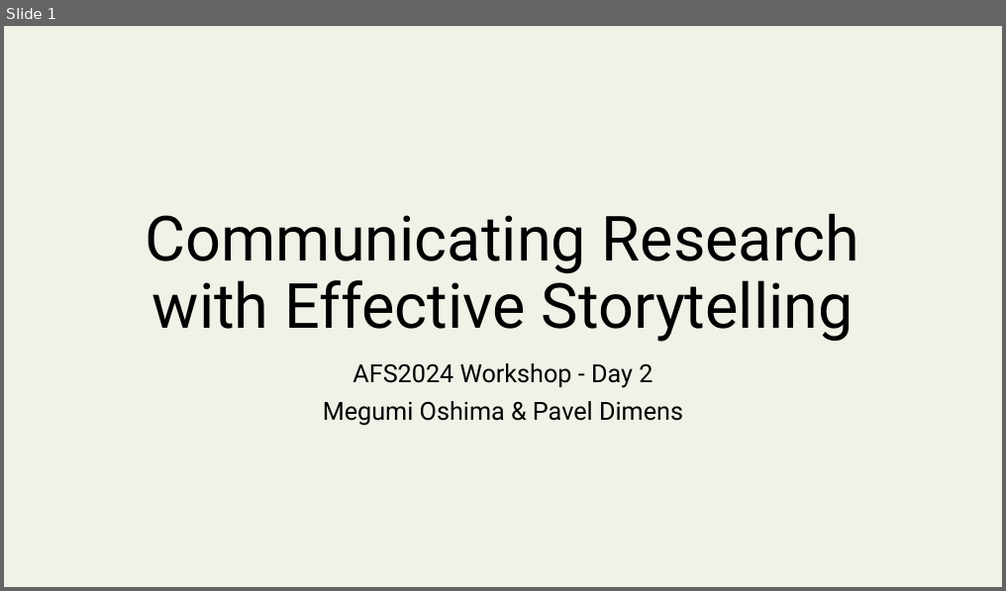
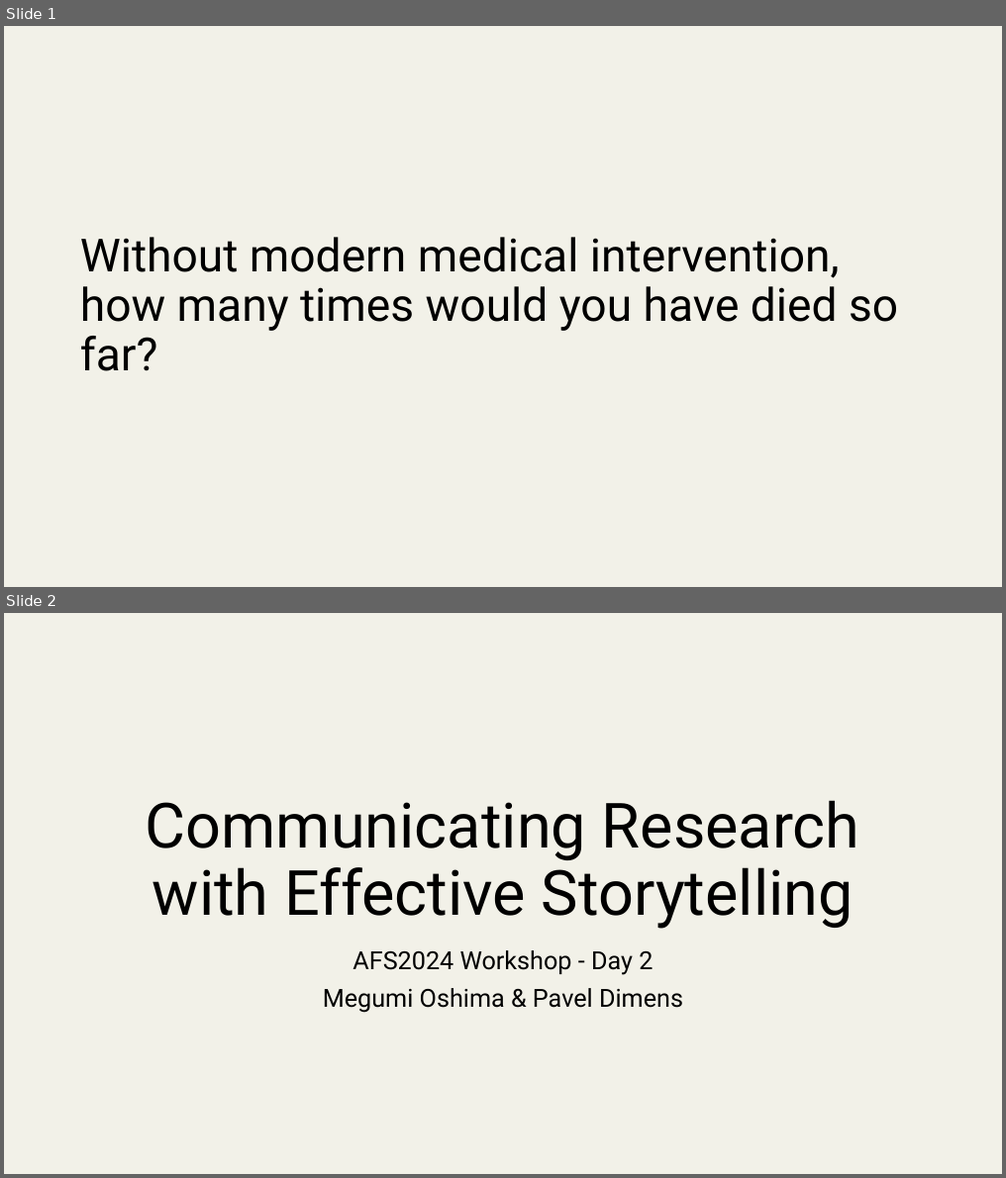
Before and after one commit to pdimens/AFSworkshop2024, a slide deck: Day2/Day2_Communication.pptx. Shown one above the other, each under a label of ours: slide 1 before the commit, slides 1 and 2 after it. The pictures are 1006x591 and 1006x1178 pixels, drawn with LibreOffice and Linux fonts; fonts in the diff are those of the drawing; background and template pictures are left out. Boxes give left, top, right and bottom in pixels: in the first picture for what was removed or moved away, otherwise in the second. Text is boxed around its words. In the diff, an @@ line names an element or a change of style, - is before the commit and + after.

```diff
--- a/Day2/Day2_Communication.pptx
+++ b/Day2/Day2_Communication.pptx
@@ slide 1 added at (4,26,1002,587), background #F2F1E8 @@
@@ title added at (80,237,898,372), 44 pt, text #000000 @@
+Without modern medical intervention, how many times would you have died so far?
@@ what was slide 1 is now slide 2 @@
```
Also in this commit, not shown: 9 other slides added.
